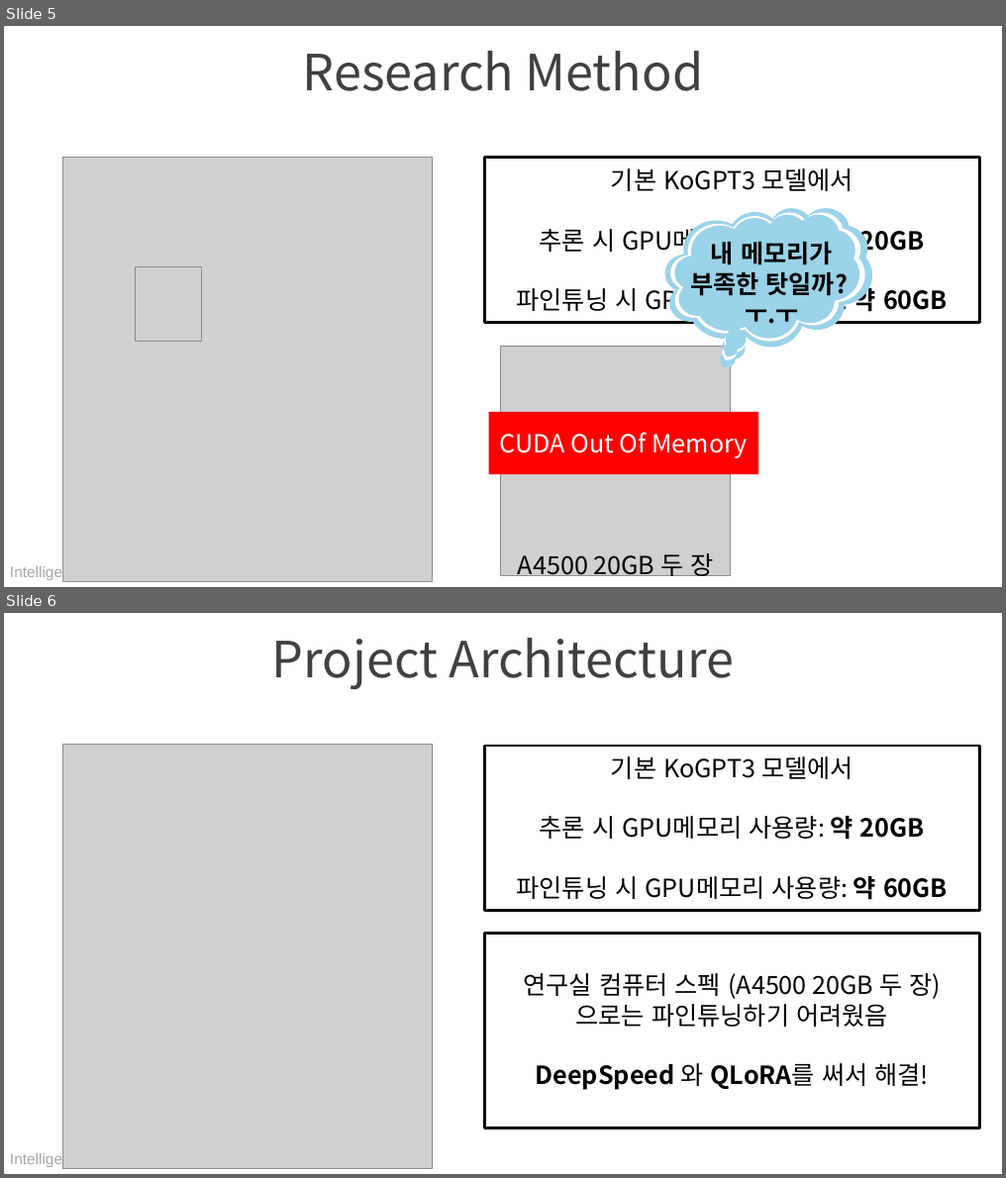
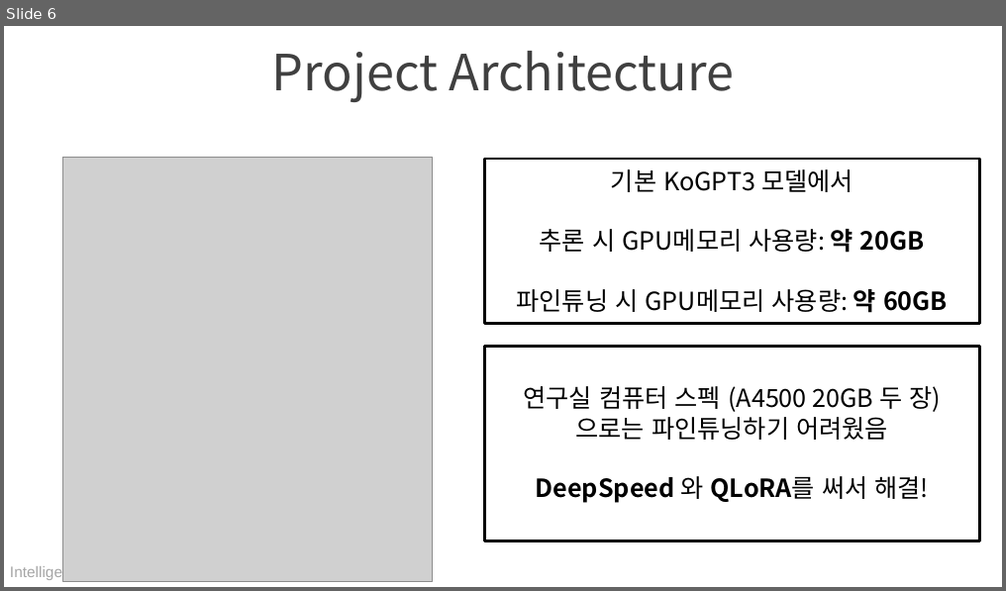
Before and after one commit to barahana25/seminar, a slide deck: LJH_seminar_20260119.pptx. Shown one above the other, each under a label of ours: slides 5 and 6 before the commit, slide 6 after it. The pictures are 1006x1178 and 1006x591 pixels, drawn with LibreOffice and Linux fonts; fonts in the diff are those of the drawing; grey boxes stand for pictures; background and template pictures are left out. Boxes give left, top, right and bottom in pixels: in the first picture for what was removed or moved away, otherwise in the second. Text is boxed around its words. In the diff, an @@ line names an element or a change of style, - is before the commit and + after.

```diff
--- a/LJH_seminar_20260119.pptx
+++ b/LJH_seminar_20260119.pptx
@@ slide 5 removed at (4, 26, 1002, 587), background picture (left out); not listed: 1 template element that a slide beside it also shows @@
@@ text removed at (303, 51, 704, 91) @@
-Research Method
@@ picture removed at (62, 158, 432, 581) @@
@@ rectangle removed at (484, 158, 979, 322) @@
-기본 KoGPT3 모델에서
-추론 시 GPU메모리 사용량: 약 20GB
-파인튜닝 시 GPU메모리 사용량: 약 60GB
@@ group removed at (664, 207, 872, 347): 3 thought clouds, 1 text @@
-내 메모리가 부족한 탓일까?
-ㅜ.ㅜ
@@ picture removed at (136, 268, 202, 342) @@
@@ rectangle removed at (142, 268, 195, 342) @@
@@ picture removed at (501, 347, 731, 575) @@
@@ rectangle removed at (489, 412, 759, 475) @@
-CUDA Out Of Memory
@@ text removed at (548, 432, 733, 454) @@
-파인튜닝 중..
@@ text removed at (518, 554, 713, 580) @@
-A4500 20GB 두 장
```
Also in this commit, not shown: 1 slide changed, 1 slide added.
